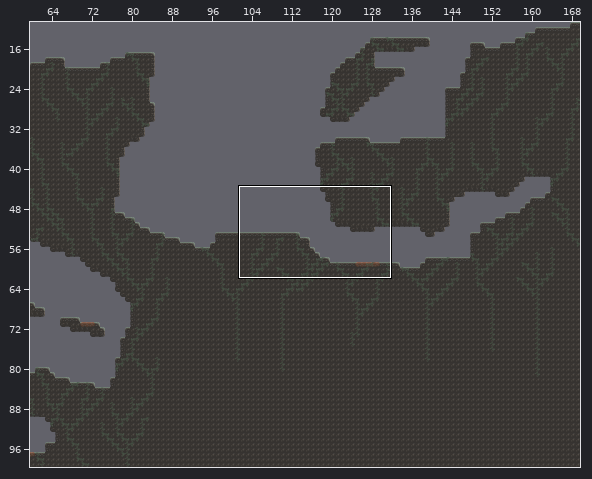
One commit to this Tiled map: Assets/Tilemaps/Doodles/final_levels/first_levers.tmx. The picture above shows the old version from afar; the outline marks the close-up.
Close-up. Before:
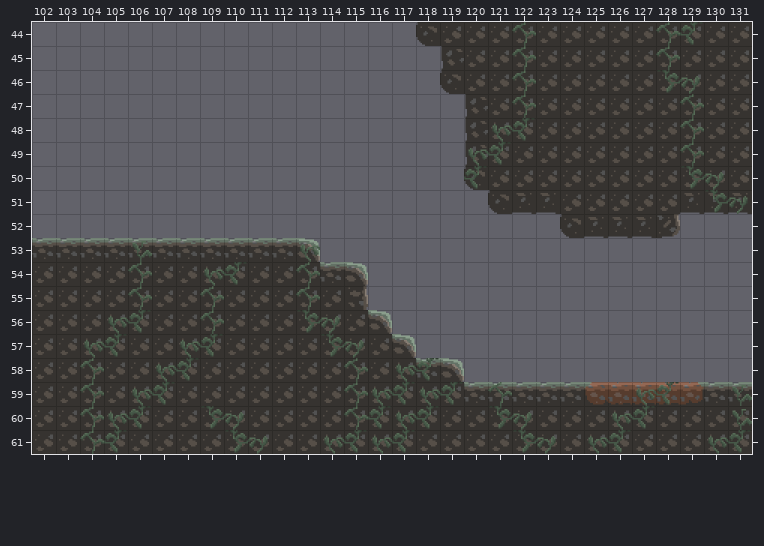
Cells are 32x32 px. Shown: x 102..131, y 44..61.
After:
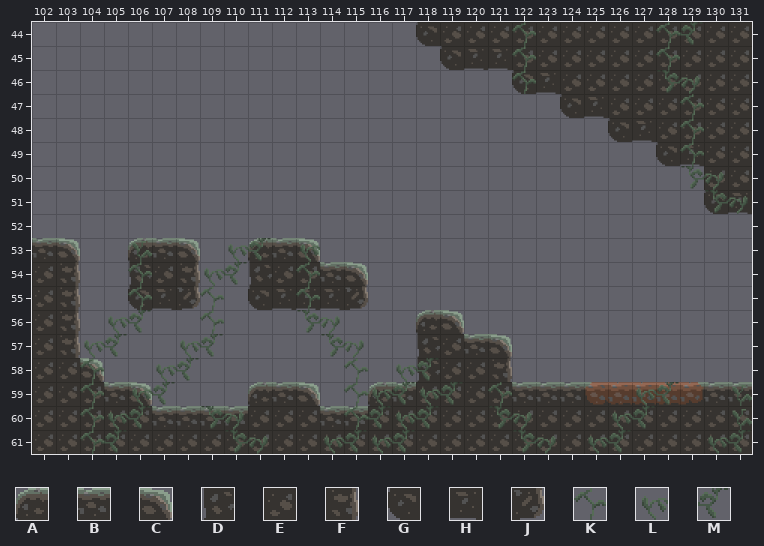
Key: from "tiles_16_with_vines": A 0, B 1, C 2, D 6, E 7, F 8, G 12, H 13, J 14, K 24, L 25, M 26.
_ is an empty cell.
Commit: Update level 1 and lever part on level 4
What changed:
Layer "Tile Layer 1":
The edit turns tile B into tile A in row 53 at x 106 and 111.
The edit turns tile E into tile A in row 59 at x 111 and 116.
There is now tile A in row 56 at x 118.
The edit turns tile E into tile B in row 59 at x 105, 112 and 117; in row 60 at x 107 to 110 and 114 to 115.
There is now tile B in row 57 at x 120.
The edit turns tile B into tile C in row 53 at x 103 and 108.
The edit turns tile E into tile C in row 58 at x 104; in row 59 at x 106 and 113.
There is now tile C in row 56 at x 119; in row 57 at x 121.
The edit turns tile B into tile D in row 58 at x 118.
The edit turns tile E into tile D in row 54 at x 106 and 111.
There is now tile D in row 57 at x 118.
The edit turns tile B into tile E in row 59 at x 120 to 121.
The edit turns tile C into tile E in row 58 at x 119.
There is now tile E in row 57 at x 119; in row 58 at x 120.
The edit turns tile E into tile F in row 54 at x 103 and 108; in rows 55 to 57 at x 103.
There is now tile F in row 58 at x 121.
The edit turns tile D into tile G in row 45 at x 119.
The edit turns tile E into tile G in row 46 at x 122; in row 47 at x 124; in row 48 at x 126; in row 49 at x 128; in row 55 at x 106 and 111.
The edit turns tile H into tile G in row 51 at x 130.
The edit turns tile E into tile H in row 45 at x 120 to 121; in row 46 at x 123; in row 47 at x 125; in row 48 at x 127; in row 49 at x 129; in row 55 at x 107 and 112 to 114.
The edit turns tile E into tile J in row 55 at x 108.
The edit turns tile F into tile J in row 55 at x 115.
Tile B is removed in row 53 at x 104 to 105 and 109 to 110.
Tile C is removed in row 56 at x 116; in row 57 at x 117.
Tile D is removed in rows 47 to 49 at x 120.
Tile E is removed in row 46 at x 120 to 121; in row 47 at x 121 to 123; in row 48 at x 121 to 125; in row 49 at x 121 to 127; in row 50 at x 121 to 129; in row 51 at x 124 to 128.
Tile E is removed in rows 54 to 55 at x 104 to 105 and 109 to 110; in row 56 at x 104 to 115; in row 57 at x 104 to 116; in row 58 at x 105 to 117; in row 59 at x 107 to 110 and 114 to 115.
Tile G is removed in row 46 at x 119; in row 50 at x 120; in row 51 at x 121; in row 52 at x 124.
Tile H is removed in row 51 at x 122 to 123 and 129; in row 52 at x 125 to 127.
Tile J is removed in row 52 at x 128.
Layer "Overlay":
There is now tile L in row 53 at x 110.
There is now tile M in row 53 at x 111.
Tile K is removed in row 47 at x 122.
Tile L is removed in row 48 at x 121; in row 49 at x 120.
Tile M is removed in row 48 at x 122; in row 49 at x 121; in row 50 at x 120.
Changed places in both close-ups, as pixel boxes (x1, y1, x2, y2):
changed: (440, 49, 724, 238)
changed: (56, 238, 512, 427)
